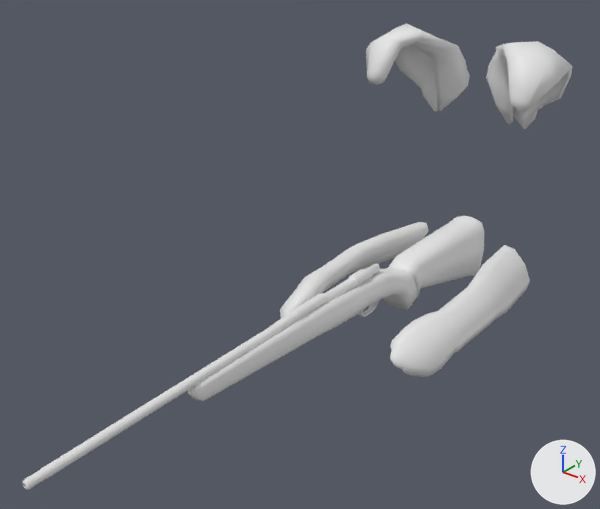
One commit to the FBX model Assets/Models/Art Assets/Bunny/model/bunny.fbx: the scene before it, then after it.
Both versions are drawn from a camera (50 mm lens) standing at (0.701, -1.439, 1.054) and looking at (-0.011, -0.549, 0.502). Every picture has the same lights, and +X, +Y and +Z are marked at lower right. Where no turn or scale is listed for an object, it has been applied to the vertices.

The scene before the commit, as lines of its bpy script (objects in view):
```python
me_plane = bpy.data.meshes.new('Plane')
me_plane.from_pydata(...)  # 498 vertices, 530 faces; spans x -0.18..0.197, y -0.469..-0.016, z 0.269..0.77
me_plane_001 = bpy.data.meshes.new('Plane.001')
me_plane_001.from_pydata(...)  # 672 vertices, 682 faces; spans x -0.111..0.037, y -1.061..-0.011, z 0.259..0.421
ob_ears = bpy.data.objects.new('ears', me_plane)
ob_ears.location = (0.0, 0.0, 0.0)
ob_geweer = bpy.data.objects.new('geweer', me_plane_001)
ob_geweer.location = (0.0, 0.0, 0.0)
```
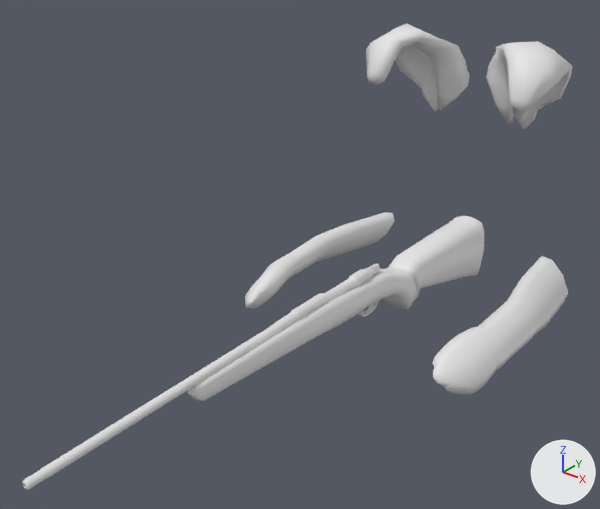
Where the newer file only moved an object's origin or applied its transform, the numbers keep the older frame.

Pixel boxes [x1, y1, x2, y2] of what changed, in the pictures (600 x 509 px; the box of a moved part takes in the faces that stretch with it):
'ears', reshaped (12% wider): before [280, 23, 573, 377]; after [245, 23, 573, 394]
part 1 of me_plane, moved or reshaped: before [390, 245, 530, 377]; after [432, 256, 568, 394]
part 2 of me_plane, moved or reshaped: before [280, 222, 429, 318]; after [245, 212, 395, 309]

Patch to the scene script:
```diff
--- a/Assets/Models/Art Assets/Bunny/model/bunny.fbx.py
+++ b/Assets/Models/Art Assets/Bunny/model/bunny.fbx.py
@@ me_plane @@
 me_plane.from_pydata(...)  # 498 vertices, 530 faces; spans x -0.18..0.197, y -0.469..-0.016, z 0.269..0.77
 # used by ob_ears; location = (0.0, 0.0, 0.0)
+# me_plane part 1: the loose piece of 113 vertices spanning x 0.077..0.17, y -0.467..-0.016, z 0.27..0.364 is moved by (0.079, 0.0, 0.0)
+# me_plane part 2: the loose piece of 113 vertices spanning x -0.172..-0.086, y -0.469..-0.018, z 0.269..0.363 is moved by (-0.085, 0.0, 0.0)
```
